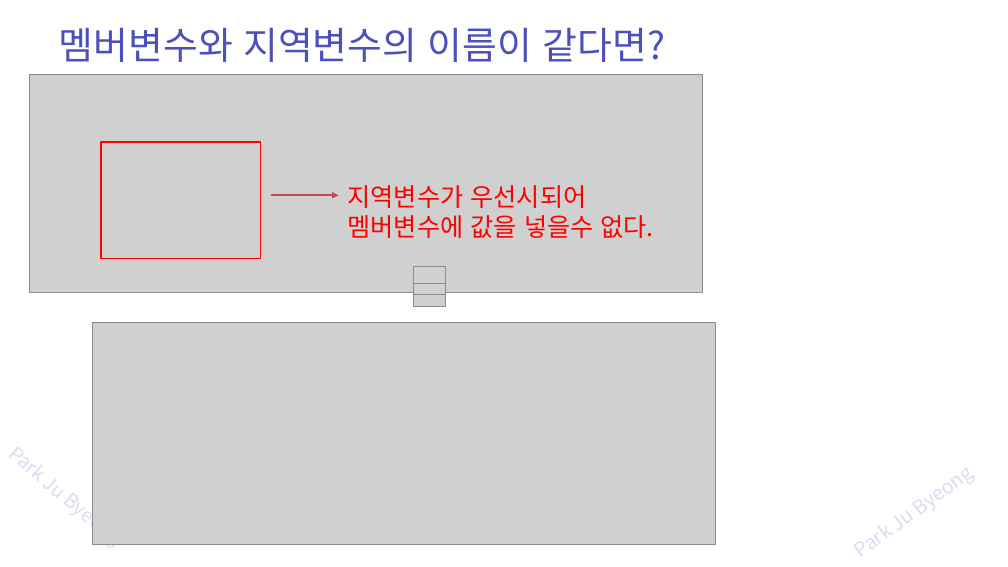
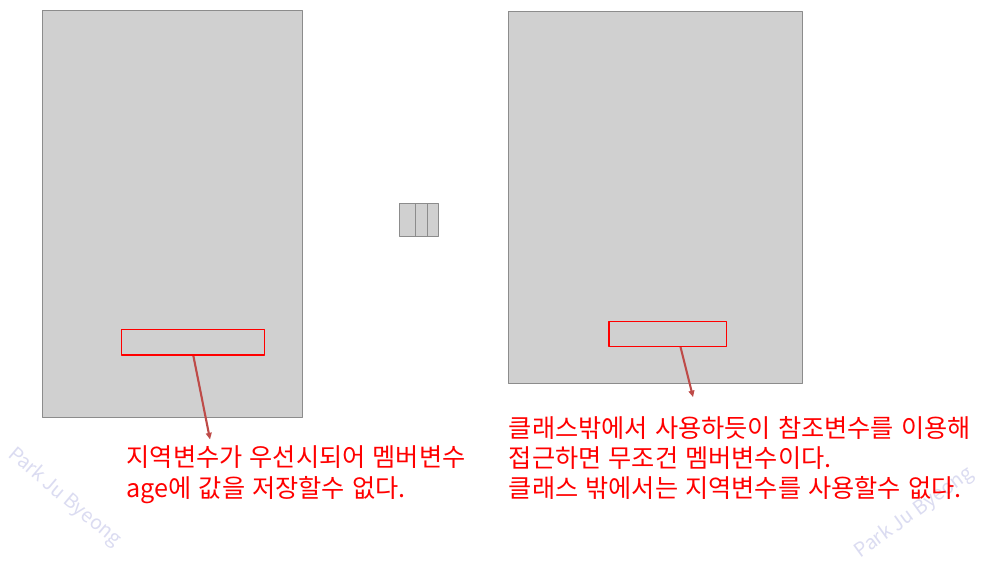
Before and after one commit to zest132/JavaLecture, a slide deck: slide 25 of JavaLecture/LectureFile/java 8강 생성자.pptx (slide 22 before the commit). Drawn at 1008x567 pixels with LibreOffice and Linux fonts; fonts in the diff are those of the drawing; grey boxes stand for pictures. Boxes give left, top, right and bottom in pixels: in the first picture for what was removed or moved away, otherwise in the second. Text is boxed around its words. In the diff, an @@ line names an element or a change of style, - is before the commit and + after.

```diff
--- a/JavaLecture/LectureFile/java 8강 생성자.pptx
+++ b/JavaLecture/LectureFile/java 8강 생성자.pptx
@@ picture added at (42, 11, 302, 417) @@
@@ text removed at (59, 27, 665, 62) @@
-멤버변수와 지역변수의 이름이 같다면?
@@ picture added at (508, 11, 802, 384) @@
@@ picture removed at (29, 75, 702, 292) @@
@@ rectangle removed at (101, 142, 261, 259) @@
@@ arrow removed from (271, 196) to (339, 196) @@
@@ rotation 270 to 180 degrees in 3 elements at (399, 204, 415, 236), (411, 204, 427, 236), (423, 204, 439, 236) @@
@@ picture removed at (92, 323, 715, 544) @@
@@ rectangle added at (609, 322, 726, 347), outline #FF0000 2 pt @@
@@ rectangle added at (122, 330, 265, 355), outline #FF0000 2 pt @@
@@ arrow added from (193, 355) to (210, 439), #BF4C48 3 pt @@
@@ arrow added from (680, 347) to (693, 397), #BF4C48 3 pt @@
@@ text added at (509, 416, 971, 499), 36 pt, text #FF0000 @@
+클래스밖에서 사용하듯이 참조변수를 이용해 접근하면 무조건 멤버변수이다.
+클래스 밖에서는 지역변수를 사용할수 없다.
@@ text at (127, 445, 466, 503): text changed @@
-지역변수가 우선시되어 멤버변수에 값을 넣을수 없다.
+지역변수가 우선시되어 멤버변수 age에 값을 저장할수 없다.
```
Also in this commit, not shown: 8 other slides changed, 10 slides added, 4 slides removed, 4 other files.
